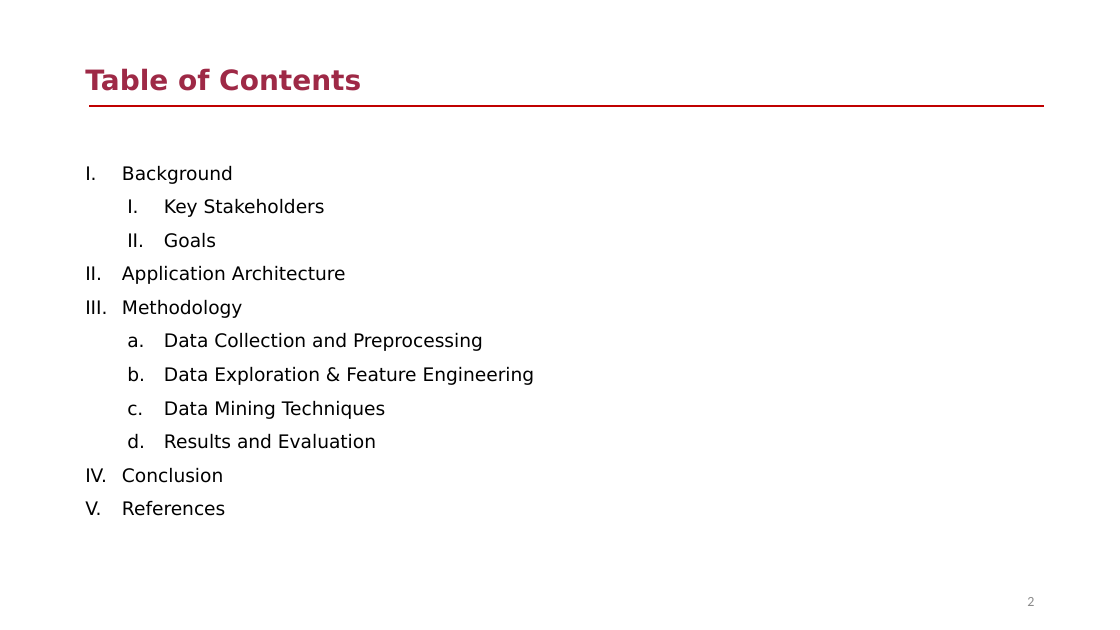
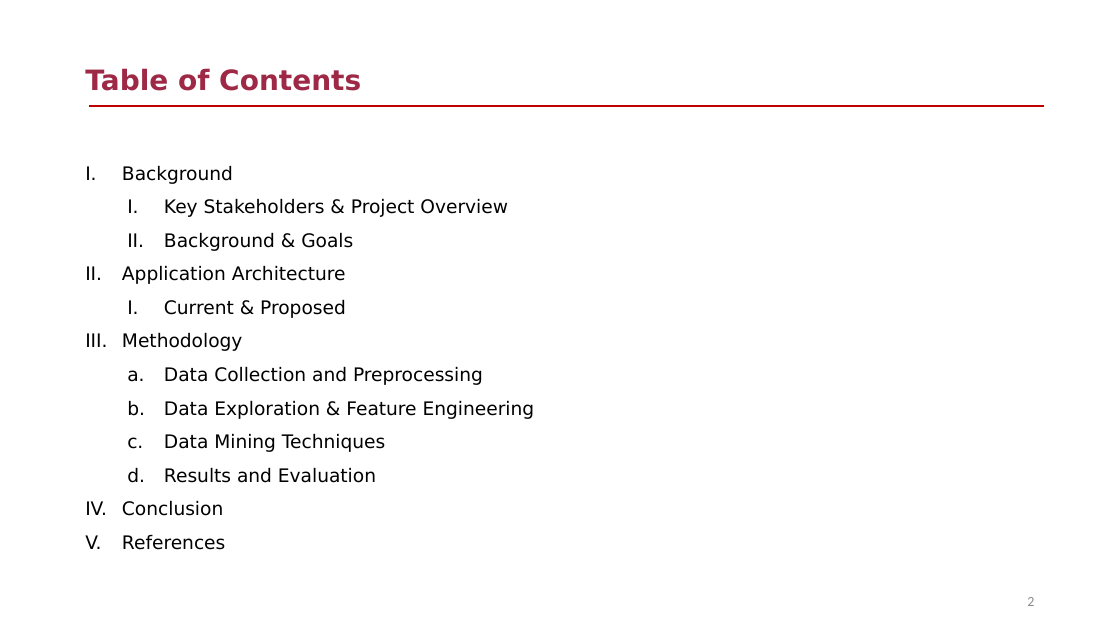
Before and after one commit to zqw86713/MSCA_31008_0N01_Winter_2023_Data_Mining_Principles, a slide deck: slide 2 of Final_project/MScA_31008_Final_Project_Presentation - Pitchbook Industry Classification.pptx. Drawn at 1120x630 pixels with LibreOffice and Linux fonts; fonts in the diff are those of the drawing. Boxes give left, top, right and bottom in pixels: in the first picture for what was removed or moved away, otherwise in the second. Text is boxed around its words. In the diff, an @@ line names an element or a change of style, - is before the commit and + after.

```diff
--- a/Final_project/MScA_31008_Final_Project_Presentation - Pitchbook Industry Classification.pptx
+++ b/Final_project/MScA_31008_Final_Project_Presentation - Pitchbook Industry Classification.pptx
@@ text at (164,198,508,251): text changed @@
-  I. Key Stakeholders
-  II. Goals
+  I. Key Stakeholders & Project Overview
+  II. Background & Goals
@@ text at (164,299,346,318): paragraph added @@
+  I. Current & Proposed
```
Also in this commit, not shown: 15 other slides changed, 2 slides added, 2 slides removed.
